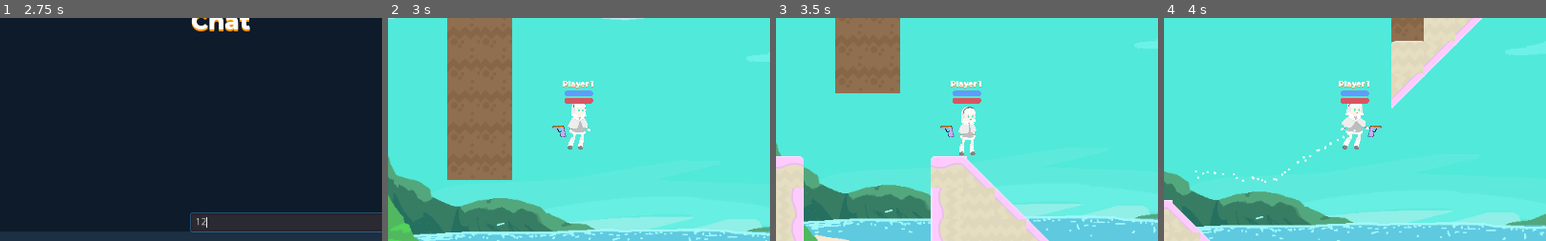
Above: before the commit, frames 1-4 (left to right).
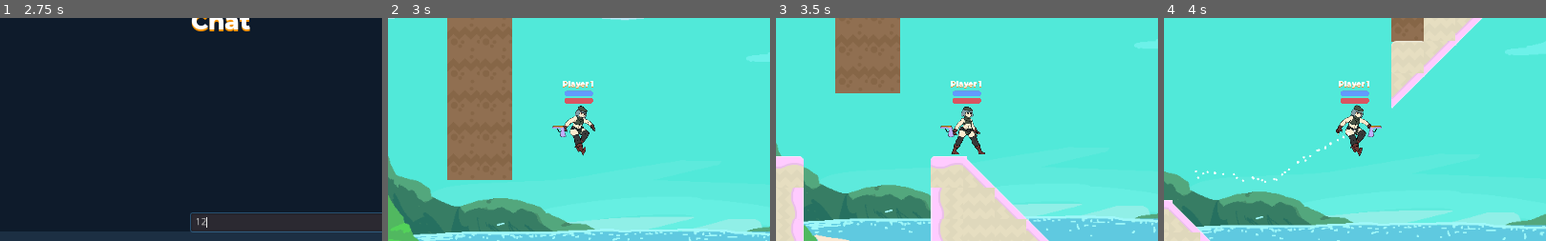
Above: after the commit, the same moments.

Repository: VGDC-UCI/Shooty-Game
Game: Godot game, scene res://src/main/menus/title/Title.tscn
The game is run twice, just before and just after one commit, with the same random seed, the same clock (stepped at 60 frames per second) and the same inputs.
Inputs (mouse positions are % of the whole screen's width and height, from its top left):
- Up to frame 1 (2.75 s): click "Shooty Game" at 0.5 s; click "Local Game" at 1.25 s; click (73, 71) at 2.02 s; type "12" at 2.1 s
- Up to frame 2 (3 s): click "Start Game" at 2.75 s
- Up to frame 3 (3.5 s): no input
- Up to frame 4 (4 s): move the mouse to (72, 45) at 3.52 s; hold D (move_right) from 3.53 s (still down); right-click (72, 45) at 3.6 s; tap Space (jump_pressed) at 3.77 s
The pictures show only the part of the screen within x 25-75%, y 25-75%; the shares and areas given below are measured in that part.

Frame 1 is identical in both runs. In frame 2, 1.0% of the frame differs, in the area x 46-55%, y 38-62%; in frame 3, 1.0%; in frame 4, 1.1%, in the area x 45-55%, y 38-62%.

Commit message:
Added correct character models and values depending on your character.

Diff:
--- a/src/main/game/player/Player.tscn
+++ b/src/main/game/player/Player.tscn
@@ -1,10 +1,7 @@
-[gd_scene load_steps=79 format=2]
-
-[ext_resource path="res://src/main/game/player/textures/Player_Fall.png" type="Texture" id=1]
+[gd_scene load_steps=27 format=2]
+
 [ext_resource path="res://src/resources/fonts/montserrat_20.tres" type="DynamicFont" id=2]
 [ext_resource path="res://src/main/game/player/player.gd" type="Script" id=3]
-[ext_resource path="res://src/main/game/player/textures/Player_Idle.png" type="Texture" id=4]
-[ext_resource path="res://src/main/game/player/textures/Player_Running.png" type="Texture" id=5]
 [ext_resource path="res://src/main/game/player/textures/dash_particle.png" type="Texture" id=6]
 [ext_resource path="res://src/main/game/player/textures/bad_gun.png" type="Texture" id=7]
 [ext_resource path="res://src/main/game/player/information/shield_bar.tres" type="StyleBox" id=8]
@@ -14,326 +11,77 @@
 [ext_resource path="res://src/main/game/player/audio/shoot.wav" type="AudioStream" id=12]
 [ext_resource path="res://src/main/game/player/audio/dash.wav" type="AudioStream" id=13]
 [ext_resource path="res://src/main/game/player/audio/hit.wav" type="AudioStream" id=14]
+[ext_resource path="res://src/main/game/player/textures/sally_sprite_sheet.png" type="Texture" id=15]
 
 [sub_resource type="RectangleShape2D" id=1]
 extents = Vector2( 19.522, 50.776 )
 
-[sub_resource type="AtlasTexture" id=2]
-flags = 4
-atlas = ExtResource( 4 )
-region = Rect2( 0, 0, 349, 852 )
-
-[sub_resource type="AtlasTexture" id=3]
-flags = 4
-atlas = ExtResource( 4 )
-region = Rect2( 349, 0, 349, 852 )
-
-[sub_resource type="AtlasTexture" id=4]
-flags = 4
-atlas = ExtResource( 4 )
-region = Rect2( 698, 0, 349, 852 )
-
-[sub_resource type="AtlasTexture" id=5]
-flags = 4
-atlas = ExtResource( 4 )
-region = Rect2( 1047, 0, 349, 852 )
-
-[sub_resource type="AtlasTexture" id=6]
-flags = 4
-atlas = ExtResource( 4 )
-region = Rect2( 1396, 0, 349, 852 )
-
-[sub_resource type="AtlasTexture" id=7]
-flags = 4
-atlas = ExtResource( 4 )
-region = Rect2( 1745, 0, 349, 852 )
-
-[sub_resource type="AtlasTexture" id=8]
-flags = 4
-atlas = ExtResource( 4 )
-region = Rect2( 2094, 0, 349, 852 )
-
-[sub_resource type="AtlasTexture" id=9]
-flags = 4
-atlas = ExtResource( 4 )
-region = Rect2( 2443, 0, 349, 852 )
-
-[sub_resource type="AtlasTexture" id=10]
-flags = 4
-atlas = ExtResource( 4 )
-region = Rect2( 0, 852, 349, 852 )
-
-[sub_resource type="AtlasTexture" id=11]
-flags = 4
-atlas = ExtResource( 4 )
-region = Rect2( 349, 852, 349, 852 )
-
-[sub_resource type="AtlasTexture" id=12]
-flags = 4
-atlas = ExtResource( 4 )
-region = Rect2( 698, 852, 349, 852 )
-
-[sub_resource type="AtlasTexture" id=13]
-flags = 4
-atlas = ExtResource( 4 )
-region = Rect2( 1047, 852, 349, 852 )
-
-[sub_resource type="AtlasTexture" id=14]
-flags = 4
-atlas = ExtResource( 4 )
-region = Rect2( 1396, 852, 349, 852 )
-
-[sub_resource type="AtlasTexture" id=15]
-flags = 4
-atlas = ExtResource( 4 )
-region = Rect2( 1745, 852, 349, 852 )
-
-[sub_resource type="AtlasTexture" id=16]
-flags = 4
-atlas = ExtResource( 4 )
-region = Rect2( 2094, 852, 349, 852 )
-
-[sub_resource type="AtlasTexture" id=17]
-flags = 4
-atlas = ExtResource( 4 )
-region = Rect2( 2443, 852, 349, 852 )
-
-[sub_resource type="AtlasTexture" id=18]
-flags = 4
-atlas = ExtResource( 4 )
-region = Rect2( 0, 1704, 349, 852 )
-
-[sub_resource type="AtlasTexture" id=19]
-flags = 4
-atlas = ExtResource( 4 )
-region = Rect2( 349, 1704, 349, 852 )
-
-[sub_resource type="AtlasTexture" id=20]
-flags = 4
-atlas = ExtResource( 4 )
-region = Rect2( 698, 1704, 349, 852 )
-
-[sub_resource type="AtlasTexture" id=21]
-flags = 4
-atlas = ExtResource( 4 )
-region = Rect2( 1047, 1704, 349, 852 )
-
-[sub_resource type="AtlasTexture" id=22]
-flags = 4
-atlas = ExtResource( 4 )
-region = Rect2( 1396, 1704, 349, 852 )
-
-[sub_resource type="AtlasTexture" id=23]
-flags = 4
-atlas = ExtResource( 4 )
-region = Rect2( 1745, 1704, 349, 852 )
-
-[sub_resource type="AtlasTexture" id=24]
-flags = 4
-atlas = ExtResource( 4 )
-region = Rect2( 2094, 1704, 349, 852 )
-
-[sub_resource type="AtlasTexture" id=25]
-flags = 4
-atlas = ExtResource( 4 )
-region = Rect2( 2443, 1704, 349, 852 )
-
-[sub_resource type="AtlasTexture" id=26]
-flags = 4
-atlas = ExtResource( 5 )
-region = Rect2( 0, 0, 683, 896 )
-
-[sub_resource type="AtlasTexture" id=27]
-flags = 4
-atlas = ExtResource( 5 )
-region = Rect2( 683, 0, 683, 896 )
-
-[sub_resource type="AtlasTexture" id=28]
-flags = 4
-atlas = ExtResource( 5 )
-region = Rect2( 1366, 0, 683, 896 )
-
-[sub_resource type="AtlasTexture" id=29]
-flags = 4
-atlas = ExtResource( 5 )
-region = Rect2( 2049, 0, 683, 896 )
-
-[sub_resource type="AtlasTexture" id=30]
-flags = 4
-atlas = ExtResource( 5 )
-region = Rect2( 2732, 0, 683, 896 )
-
-[sub_resource type="AtlasTexture" id=31]
-flags = 4
-atlas = ExtResource( 5 )
-region = Rect2( 0, 896, 683, 896 )
-
-[sub_resource type="AtlasTexture" id=32]
-flags = 4
-atlas = ExtResource( 5 )
-region = Rect2( 683, 896, 683, 896 )
-
-[sub_resource type="AtlasTexture" id=33]
-flags = 4
-atlas = ExtResource( 5 )
-region = Rect2( 1366, 896, 683, 896 )
-
-[sub_resource type="AtlasTexture" id=34]
-flags = 4
-atlas = ExtResource( 5 )
-region = Rect2( 2049, 896, 683, 896 )
-
-[sub_resource type="AtlasTexture" id=35]
-flags = 4
-atlas = ExtResource( 5 )
-region = Rect2( 2732, 896, 683, 896 )
-
-[sub_resource type="AtlasTexture" id=36]
-flags = 4
-atlas = ExtResource( 5 )
-region = Rect2( 0, 1792, 683, 896 )
-
-[sub_resource type="AtlasTexture" id=37]
-flags = 4
-atlas = ExtResource( 5 )
-region = Rect2( 683, 1792, 683, 896 )
-
-[sub_resource type="AtlasTexture" id=38]
-flags = 4
-atlas = ExtResource( 5 )
-region = Rect2( 1366, 1792, 683, 896 )
-
-[sub_resource type="AtlasTexture" id=39]
-flags = 4
-atlas = ExtResource( 5 )
-region = Rect2( 2049, 1792, 683, 896 )
-
-[sub_resource type="AtlasTexture" id=40]
-flags = 4
-atlas = ExtResource( 5 )
-region = Rect2( 2732, 1792, 683, 896 )
-
-[sub_resource type="AtlasTexture" id=41]
-flags = 4
-atlas = ExtResource( 5 )
-region = Rect2( 0, 2688, 683, 896 )
-
-[sub_resource type="AtlasTexture" id=42]
-flags = 4
-atlas = ExtResource( 5 )
-region = Rect2( 683, 2688, 683, 896 )
-
-[sub_resource type="AtlasTexture" id=43]
-flags = 4
-atlas = ExtResource( 5 )
-region = Rect2( 1366, 2688, 683, 896 )
-
-[sub_resource type="AtlasTexture" id=44]
-flags = 4
-atlas = ExtResource( 5 )
-region = Rect2( 2049, 2688, 683, 896 )
-
-[sub_resource type="AtlasTexture" id=45]
-flags = 4
-atlas = ExtResource( 5 )
-region = Rect2( 2732, 2688, 683, 896 )
-
-[sub_resource type="AtlasTexture" id=46]
-flags = 4
-atlas = ExtResource( 5 )
-region = Rect2( 0, 3584, 683, 896 )
-
-[sub_resource type="AtlasTexture" id=47]
-flags = 4
-atlas = ExtResource( 5 )
-region = Rect2( 683, 3584, 683, 896 )
-
-[sub_resource type="AtlasTexture" id=48]
-flags = 4
-atlas = ExtResource( 5 )
-region = Rect2( 1366, 3584, 683, 896 )
-
-[sub_resource type="AtlasTexture" id=49]
-flags = 4
-atlas = ExtResource( 5 )
-region = Rect2( 2049, 3584, 683, 896 )
-
-[sub_resource type="AtlasTexture" id=50]
-flags = 4
-atlas = ExtResource( 5 )
-region = Rect2( 2732, 3584, 683, 896 )
-
-[sub_resource type="AtlasTexture" id=51]
-flags = 4
-atlas = ExtResource( 5 )
-region = Rect2( 0, 4480, 683, 896 )
-
-[sub_resource type="AtlasTexture" id=52]
-flags = 4
-atlas = ExtResource( 5 )
-region = Rect2( 683, 4480, 683, 896 )
-
-[sub_resource type="AtlasTexture" id=53]
-flags = 4
-atlas = ExtResource( 5 )
-region = Rect2( 1366, 4480, 683, 896 )
-
-[sub_resource type="AtlasTexture" id=54]
-flags = 4
-atlas = ExtResource( 5 )
-region = Rect2( 2049, 4480, 683, 896 )
-
-[sub_resource type="AtlasTexture" id=55]
-flags = 4
-atlas = ExtResource( 5 )
-region = Rect2( 2732, 4480, 683, 896 )
-
-[sub_resource type="AtlasTexture" id=56]
-flags = 4
-atlas = ExtResource( 5 )
-region = Rect2( 2732, 3584, 683, 896 )
-
-[sub_resource type="AtlasTexture" id=57]
-flags = 4
-atlas = ExtResource( 1 )
-region = Rect2( 0, 0, 509, 1033 )
-
-[sub_resource type="AtlasTexture" id=58]
-flags = 4
-atlas = ExtResource( 1 )
-region = Rect2( 509, 0, 509, 1033 )
-
-[sub_resource type="AtlasTexture" id=59]
-flags = 4
-atlas = ExtResource( 1 )
-region = Rect2( 1018, 0, 509, 1033 )
-
-[sub_resource type="AtlasTexture" id=60]
-flags = 4
-atlas = ExtResource( 1 )
-region = Rect2( 1527, 0, 509, 1033 )
+[sub_resource type="AtlasTexture" id=66]
+flags = 4
+atlas = ExtResource( 15 )
+region = Rect2( 4000, 0, 800, 801 )
+
+[sub_resource type="AtlasTexture" id=67]
+flags = 4
+atlas = ExtResource( 15 )
+region = Rect2( 3200, 0, 800, 801 )
+
+[sub_resource type="AtlasTexture" id=65]
+flags = 4
+atlas = ExtResource( 15 )
+region = Rect2( 0, 0, 800, 801 )
+
+[sub_resource type="AtlasTexture" id=68]
+flags = 4
+atlas = ExtResource( 15 )
+region = Rect2( 0, 0, 800, 801 )
+
+[sub_resource type="AtlasTexture" id=69]
+flags = 4
+atlas = ExtResource( 15 )
+region = Rect2( 800, 0, 800, 801 )
+
+[sub_resource type="AtlasTexture" id=70]
+flags = 4
+atlas = ExtResource( 15 )
+region = Rect2( 1600, 0, 800, 801 )
+
+[sub_resource type="AtlasTexture" id=71]
+flags = 4
+atlas = ExtResource( 15 )
+region = Rect2( 2400, 0, 800, 801 )
+
+[sub_resource type="AtlasTexture" id=72]
+flags = 4
+atlas = ExtResource( 15 )
+region = Rect2( 3200, 0, 800, 801 )
+
+[sub_resource type="AtlasTexture" id=73]
+flags = 4
+atlas = ExtResource( 15 )
+region = Rect2( 4000, 0, 800, 801 )
 
 [sub_resource type="SpriteFrames" id=61]
 animations = [ {
-"frames": [ SubResource( 2 ), SubResource( 3 ), SubResource( 4 ), SubResource( 5 ), SubResource( 6 ), SubResource( 7 ), SubResource( 8 ), SubResource( 9 ), SubResource( 10 ), SubResource( 11 ), SubResource( 12 ), SubResource( 13 ), SubResource( 14 ), SubResource( 15 ), SubResource( 16 ), SubResource( 17 ), SubResource( 18 ), SubResource( 19 ), SubResource( 20 ), SubResource( 21 ), SubResource( 22 ), SubResource( 23 ), SubResource( 24 ), SubResource( 25 ) ],
+"frames": [ SubResource( 66 ) ],
 "loop": true,
 "name": "idle",
 "speed": 12.0
 }, {
-"frames": [ SubResource( 26 ), SubResource( 27 ), SubResource( 28 ), SubResource( 29 ), SubResource( 30 ), SubResource( 31 ), SubResource( 32 ), SubResource( 33 ), SubResource( 34 ), SubResource( 35 ), SubResource( 36 ), SubResource( 37 ), SubResource( 38 ), SubResource( 39 ), SubResource( 40 ), SubResource( 41 ), SubResource( 42 ), SubResource( 43 ), SubResource( 44 ), SubResource( 45 ), SubResource( 46 ), SubResource( 47 ), SubResource( 48 ), SubResource( 49 ), SubResource( 50 ), SubResource( 51 ), SubResource( 52 ), SubResource( 53 ), SubResource( 54 ), SubResource( 55 ) ],
-"loop": true,
-"name": "run",
-"speed": 40.0
-}, {
-"frames": [ SubResource( 56 ) ],
+"frames": [ SubResource( 67 ) ],
 "loop": true,
 "name": "jumping",
 "speed": 5.0
 }, {
-"frames": [ SubResource( 57 ), SubResource( 58 ), SubResource( 59 ), SubResource( 60 ) ],
+"frames": [ SubResource( 65 ) ],
 "loop": true,
 "name": "falling",
 "speed": 5.0
+}, {
+"frames": [ SubResource( 68 ), SubResource( 69 ), SubResource( 70 ), SubResource( 71 ), SubResource( 72 ), SubResource( 73 ) ],
+"loop": true,
+"name": "run",
+"speed": 40.0
 } ]
 
 [sub_resource type="Curve" id=62]
@@ -364,10 +112,17 @@
 [node name="Hitbox" type="CollisionShape2D" parent="."]
 shape = SubResource( 1 )
 
-[node name="AnimatedSprite" type="AnimatedSprite" parent="Hitbox"]
+[node name="MollySprite" type="AnimatedSprite" parent="Hitbox"]
+visible = false
 scale = Vector2( 0.12, 0.12 )
 frames = SubResource( 61 )
-animation = "jumping"
+animation = "falling"
+
+[node name="SallySprite" type="AnimatedSprite" parent="Hitbox"]
+visible = false
+scale = Vector2( 0.12, 0.12 )
+frames = SubResource( 61 )
+animation = "falling"
 
 [node name="Gun" type="Sprite" parent="."]
 position = Vector2( 40, 0 )
--- a/src/main/game/player/player.gd
+++ b/src/main/game/player/player.gd
@@ -43,6 +43,7 @@
 var _deaths: int = 0
 
 var _player_state = PlayerState.AIR
+var _animated_sprite: Node
 
 "Movement Variables"
 const _GRAVITY: int = 1200
@@ -98,6 +99,21 @@
 var _time_left_till_next_bullet = _fire_rate
 
 
+func _ready() -> void:
+	"""
+	Called when the player is first loaded in.
+	Sets the player values depending on the character.
+	"""
+
+	if _character_id == 0:
+		_animated_sprite = $Hitbox/MollySprite
+	else:
+		_animated_sprite = $Hitbox/SallySprite
+		_jump_force = 1000
+
+	_animated_sprite.visible = true
+
+
 func _process(_delta: float) -> void:
 	"""
 	Called every frame, updates the animated sprite and
@@ -117,7 +133,7 @@
 	Moves the player to the position they are facing.
 	"""
 
-	$Hitbox/AnimatedSprite.flip_h = _facing_direction == FacingDirection.RIGHT
+	_animated_sprite.flip_h = _facing_direction == FacingDirection.RIGHT
 
 
 func _update_player_animations() -> void:
@@ -125,27 +141,25 @@
 	Updates the player's sprite animations.
 	"""
 
-	var animated_sprite: Node = $Hitbox/AnimatedSprite
-
 	# Scale Sprite based on velocity.
-	animated_sprite.scale.x = 0.12 * (1 + 0.05 * (abs(_velocity.x) / 500))
-	animated_sprite.scale.x = clamp(animated_sprite.scale.x, 0.12, 0.14)
-	animated_sprite.scale.y = 0.12 * (1 + 0.1 * (abs(_velocity.y) / 500))
-	animated_sprite.scale.y = clamp(animated_sprite.scale.y, 0.12, 0.13)
+	_animated_sprite.scale.x = 0.12 * (1 + 0.05 * (abs(_velocity.x) / 500))
+	_animated_sprite.scale.x = clamp(_animated_sprite.scale.x, 0.12, 0.14)
+	_animated_sprite.scale.y = 0.12 * (1 + 0.1 * (abs(_velocity.y) / 500))
+	_animated_sprite.scale.y = clamp(_animated_sprite.scale.y, 0.12, 0.13)
 
 	match _player_state:
 		PlayerState.GROUND:
 			if _x_input != 0:
-				animated_sprite.play('run')
+				_animated_sprite.play('run')
 			else:
-				animated_sprite.play('idle')
+				_animated_sprite.play('idle')
 		PlayerState.AIR:
 			if _jump_time_left > 0:
-				animated_sprite.play('jumping')
+				_animated_sprite.play('jumping')
 			else:
-				animated_sprite.play('falling')
+				_animated_sprite.play('falling')
 		PlayerState.WALL:
-			animated_sprite.play('jumping')
+			_animated_sprite.play('jumping')
 
 
 func _move_gun_facing_position() -> void:
@@ -568,7 +582,7 @@
 
 	_facing_direction = facing_direction
 
-	$Hitbox/AnimatedSprite.flip_h = _facing_direction == FacingDirection.RIGHT
+	_animated_sprite.flip_h = _facing_direction == FacingDirection.RIGHT
 
 
 func get_player_state() -> int:
